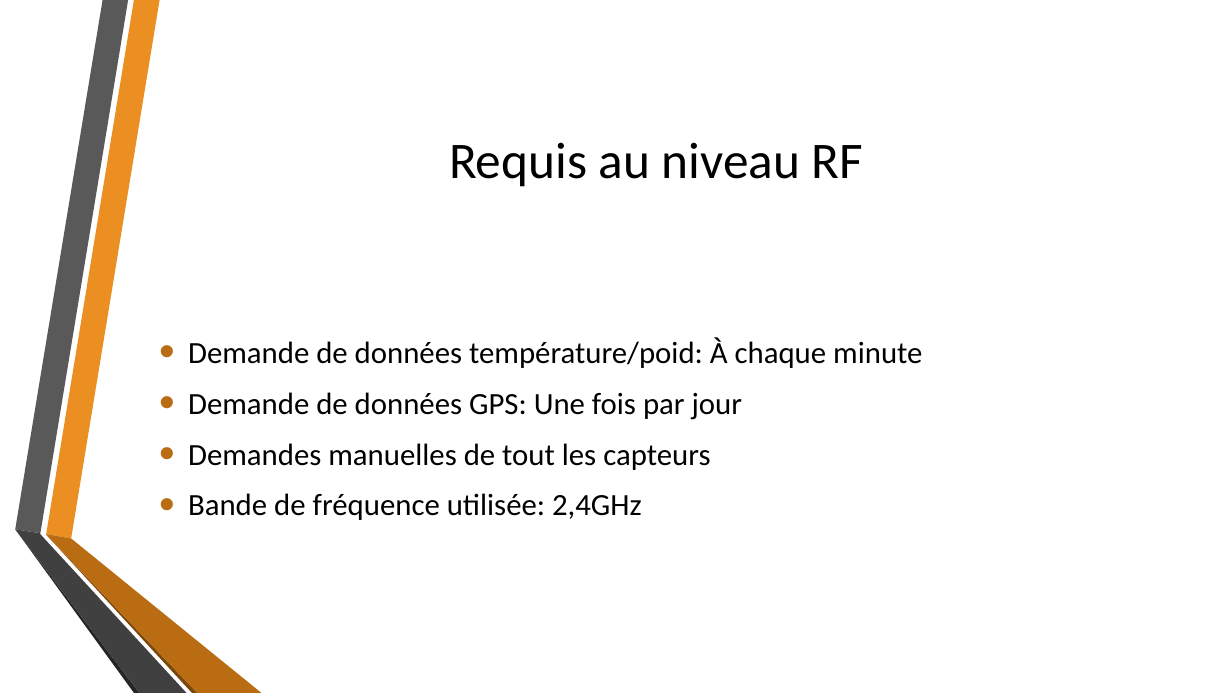
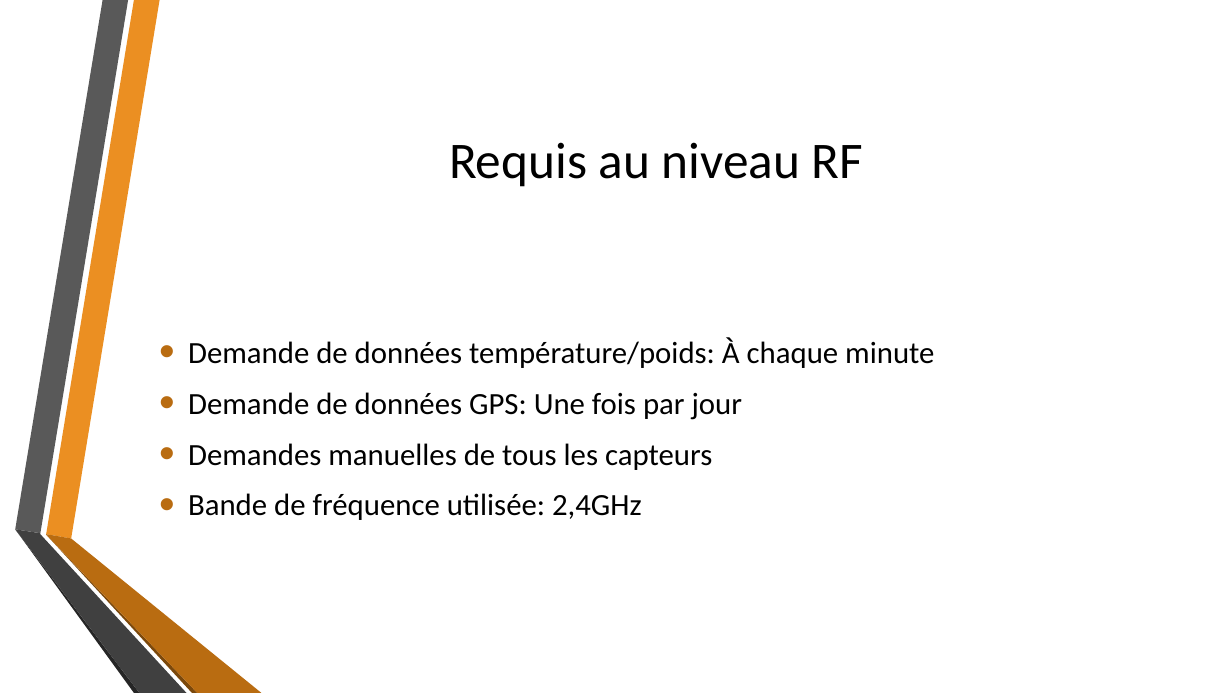
Before and after one commit to fisj2002/Projet_S6_Documentation, a slide deck: slide 11 of Dossier de Conception.pptx. Drawn at 1232x693 pixels with LibreOffice and Linux fonts; fonts in the diff are those of the drawing; background and template pictures are left out. Boxes give left, top, right and bottom in pixels: in the first picture for what was removed or moved away, otherwise in the second. Text is boxed around its words. In the diff, an @@ line names an element or a change of style, - is before the commit and + after.

```diff
--- a/Dossier de Conception.pptx
+++ b/Dossier de Conception.pptx
@@ text at <box>188,337,934,368</box>: text changed @@
-• Demande de données température/poid: À chaque minute
+• Demande de données température/poids: À chaque minute
@@ text at <box>188,443,712,470</box>: text changed @@
-• Demandes manuelles de tout les capteurs
+• Demandes manuelles de tous les capteurs
```
Also in this commit, not shown: 8 other slides changed.
